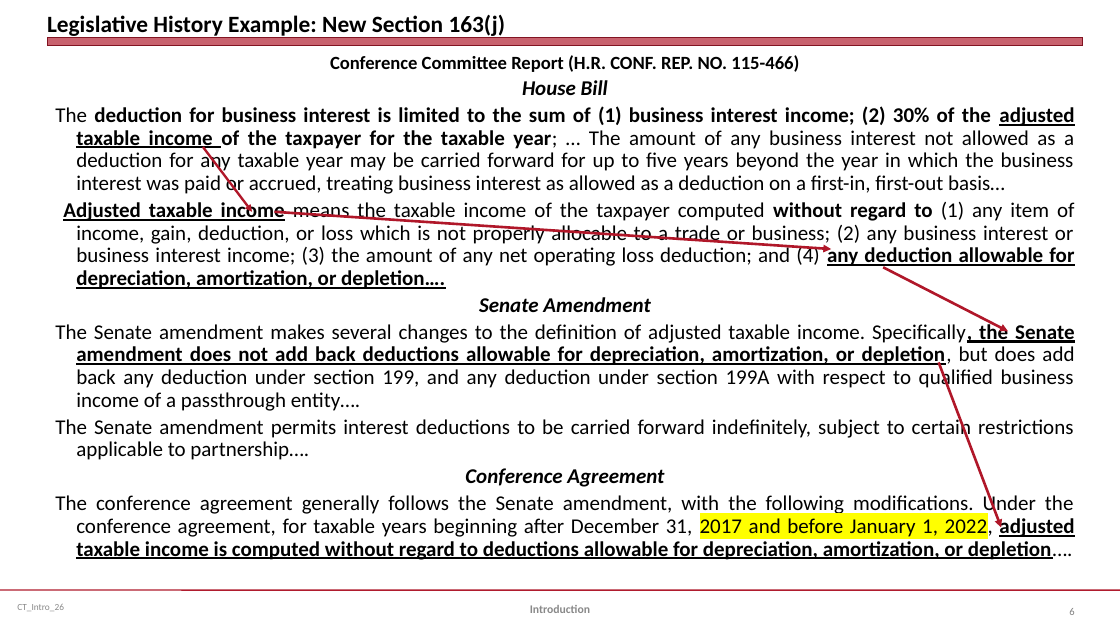
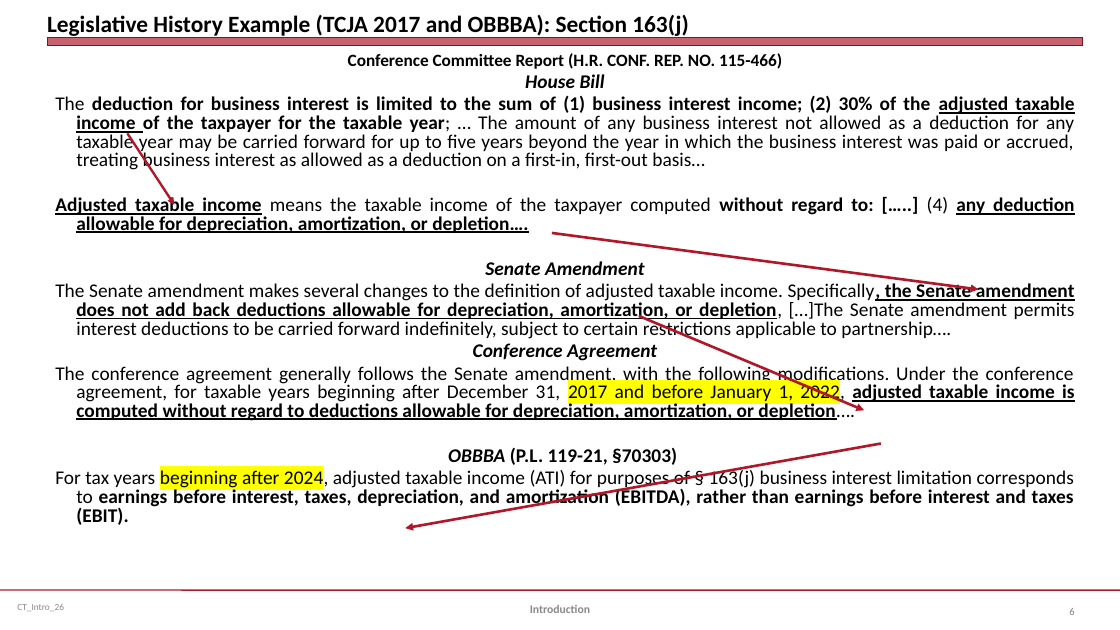
Before and after one commit to jmc877/Corporate-Tax, a slide deck: slide 6 of slides/CT_Intro_26.pptx. Drawn at 1120x630 pixels with LibreOffice and Linux fonts; fonts in the diff are those of the drawing. Boxes give left, top, right and bottom in pixels: in the first picture for what was removed or moved away, otherwise in the second. Text is boxed around its words. In the diff, an @@ line names an element or a change of style, - is before the commit and + after.

```diff
--- a/slides/CT_Intro_26.pptx
+++ b/slides/CT_Intro_26.pptx
@@ title at (47, 15, 689, 38): text changed @@
-Legislative History Example: New Section 163(j)
+Legislative History Example (TCJA 2017 and OBBBA): Section 163(j)
@@ text at (55, 53, 1074, 423): size 16 to 14.8 pt in "Conference Committee Report (H.R. CONF. REP. NO. ..."; size 18 to 16.6 pt in "House Bill", "The deduction for business interest is limited ...", "Senate Amendment", "Conference Agreement" and 1 more places; line spacing 0.9 to 0.8 @@
@@ arrow moved from (203, 147) - (252, 212) to (128, 134) - (175, 205) @@
@@ text at (55, 195, 1074, 233): text changed; size 18 to 16.6 pt; bold on @@
-Adjusted taxable income means the taxable income of the taxpayer computed without regard to (1) any item of income, gain, deduction, or loss which is not properly allocable to a trade or business; (2) any business interest or business interest income; (3) the amount of any net operating loss deduction; and (4) any deduction allowable for depreciation, amortization, or depletion….
+Adjusted taxable income means the taxable income of the taxpayer computed without regard to: […..] (4) any deduction allowable for depreciation, amortization, or depletion….
@@ arrow moved from (275, 212) - (832, 250) to (552, 233) - (979, 290) @@
@@ text at (55, 281, 1075, 341): text changed; size 18 to 16.6 pt @@
-The Senate amendment makes several changes to the definition of adjusted taxable income. Specifically, the Senate amendment does not add back deductions allowable for depreciation, amortization, or depletion, but does add back any deduction under section 199, and any deduction under section 199A with respect to qualified business income of a passthrough entity….
-The Senate amendment permits interest deductions to be carried forward indefinitely, subject to certain restrictions applicable to partnership….
+The Senate amendment makes several changes to the definition of adjusted taxable income. Specifically, the Senate amendment does not add back deductions allowable for depreciation, amortization, or depletion, […]The Senate amendment permits interest deductions to be carried forward indefinitely, subject to certain restrictions applicable to partnership….
@@ arrow moved from (883, 267) - (1008, 331) to (639, 316) - (865, 410) @@
@@ text at (55, 447, 1074, 525): paragraphs added @@
+OBBBA (P.L. 119-21, §70303)
+For tax years beginning after 2024, adjusted taxable income (ATI) for purposes of § 163(j) business interest limitation corresponds to earnings before interest, taxes, depreciation, and amortization (EBITDA), rather than earnings before interest and taxes (EBIT).
@@ arrow moved from (939, 362) - (1002, 528) to (881, 444) - (406, 528) @@
```
Also in this commit, not shown: 6 other slides changed, 3 slides added, 3 slides removed, 3 other files.
